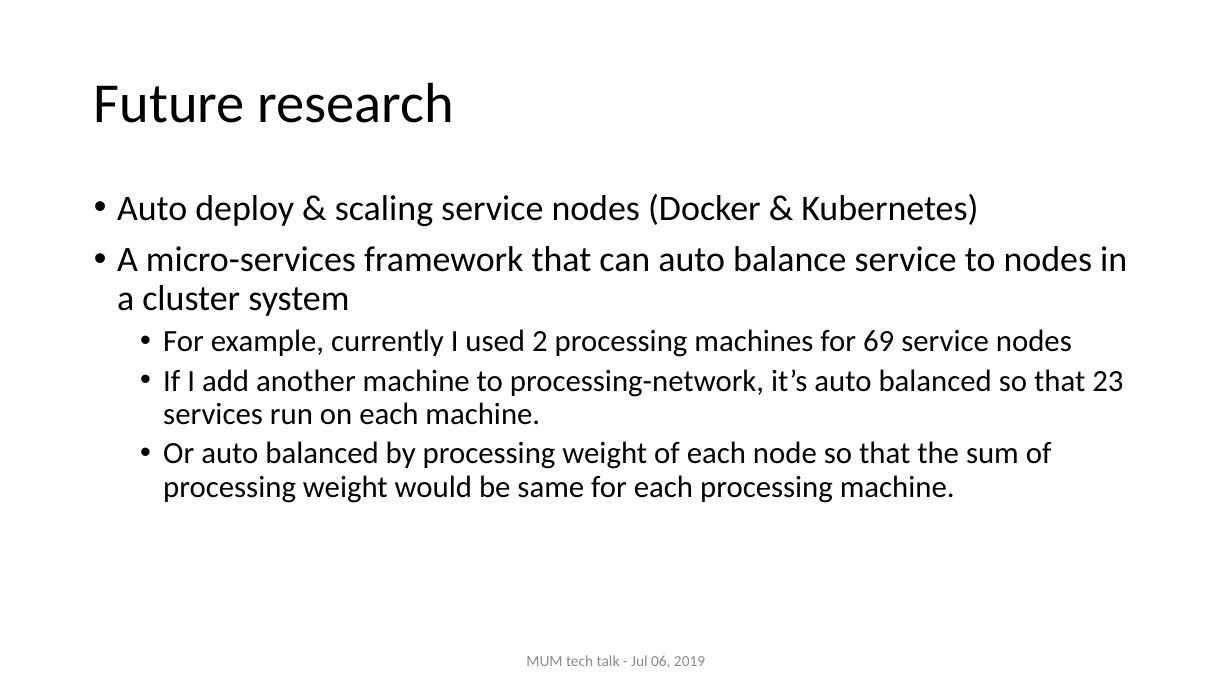
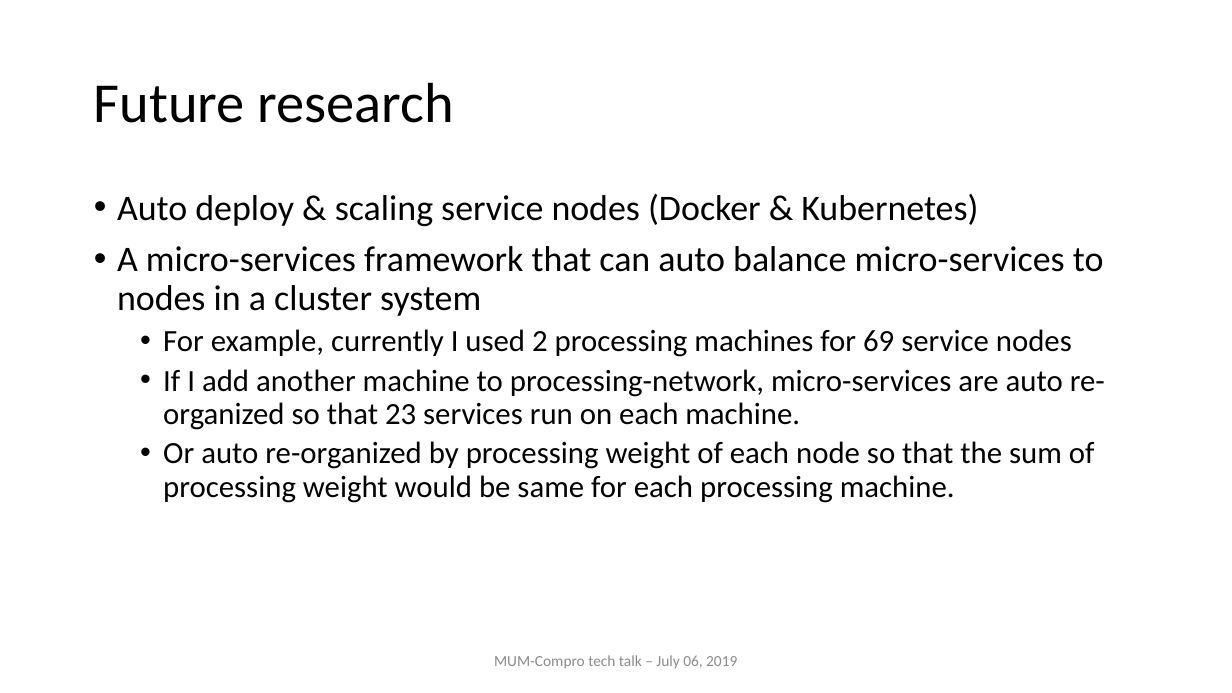
Before and after one commit to nghianghesi/hms, a slide deck: slide 27 of slide.pptx (slide 26 before the commit). Drawn at 1232x693 pixels with LibreOffice and Linux fonts; fonts in the diff are those of the drawing. Boxes give left, top, right and bottom in pixels: in the first picture for what was removed or moved away, otherwise in the second. Text is boxed around its words. In the diff, an @@ line names an element or a change of style, - is before the commit and + after.

```diff
--- a/slide.pptx
+++ b/slide.pptx
@@ text at [117,246,1104,316]: text changed @@
-• A micro-services framework that can auto balance service to nodes in a cluster system
+• A micro-services framework that can auto balance micro-services to nodes in a cluster system
@@ text at [163,369,1105,503]: text changed @@
-  • If I add another machine to processing-network, it’s auto balanced so that 23 services run on each machine.
-  • Or auto balanced by processing weight of each node so that the sum of processing weight would be same for each processing machine.
+  • If I add another machine to processing-network, micro-services are auto re-organized so that 23 services run on each machine.
+  • Or auto re-organized by processing weight of each node so that the sum of processing weight would be same for each processing machine.
@@ text at [494,655,737,669]: text changed @@
-MUM tech talk - Jul 06, 2019
+MUM-Compro tech talk – July 06, 2019
```
Also in this commit, not shown: 27 other slides changed, 1 slide added.
